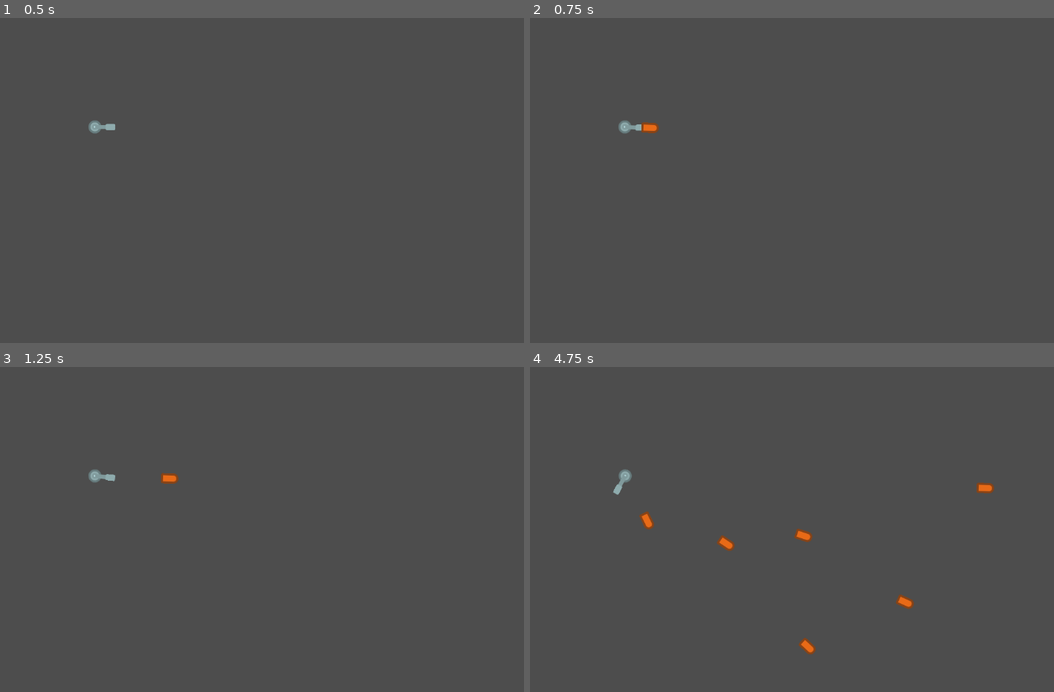
Above: before the commit, frames 1-4 (two rows, left to right).
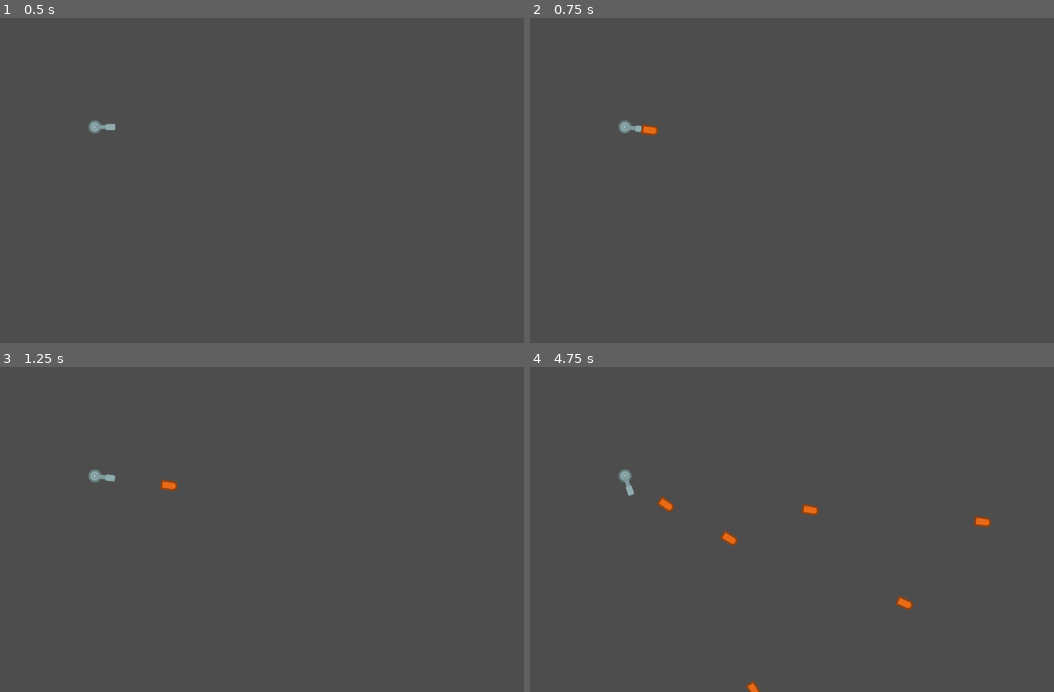
Above: after the commit, the same moments.

Repository: KakCmambnporpawwucmow/tanks_kidz
Game: Godot game, scene res://tmp/test_tank.tscn
Same seed, same stepped clock (60 frames per second), same inputs: the game is played once before the commit and once after it. The project has no main scene, so this scene is started directly.
Inputs (mouse positions are in pixels of both pictures, inside the frame that each line leads up to):
- Up to frame 1 (0.5 s): no input
- Up to frame 2 (0.75 s): tap Enter at 0.5 s; move the mouse to (886, 161) at 0.52 s; click (886, 161) at 0.67 s
- Up to frame 3 (1.25 s): no input
- Up to frame 4 (4.75 s): move the mouse to (640, 542) at 1.27 s; click (640, 542) at 1.42 s; move the mouse to (818, 454) at 2.02 s; click (818, 454) at 2.17 s; move the mouse to (729, 591) at 2.77 s; click (729, 591) at 2.92 s; move the mouse to (933, 575) at 3.52 s; click (933, 575) at 3.67 s; move the mouse to (582, 477) at 4.27 s; click (582, 477) at 4.42 s

Frame 1 is identical in both runs. In frame 2, 0.1% of the frame differs, in the area x 19-25%, y 32-37%; in frame 3, 0.2%; in frame 4, 1.1%, in the area x 15-89%, y 33-100%.

Commit message:
Update move_component.gd
Поправил угловую скорость перемещения башни к позиции. Теперь она постоянная.

Diff:
--- a/components/move_component.gd
+++ b/components/move_component.gd
@@ -9,14 +9,13 @@
 var target_angle: float = 0.0
 
 func smooth_look_at(target_position: Vector2):
-	var direction = target_position - parent.global_position
-	target_angle = direction.angle()
+	target_angle = (target_position - parent.global_position).angle()
 	is_rotating = true
 
 func _process(delta):
 	if is_rotating:
 		# Плавная интерполяция угла
-		parent.rotation = lerp_angle(parent.rotation, target_angle, rotation_speed * delta)
+		parent.rotation = rotate_toward(parent.rotation, target_angle, rotation_speed * delta)
 
 		# Проверка завершения поворота (с небольшой погрешностью)
 		if abs(parent.rotation - target_angle) < 0.01:
